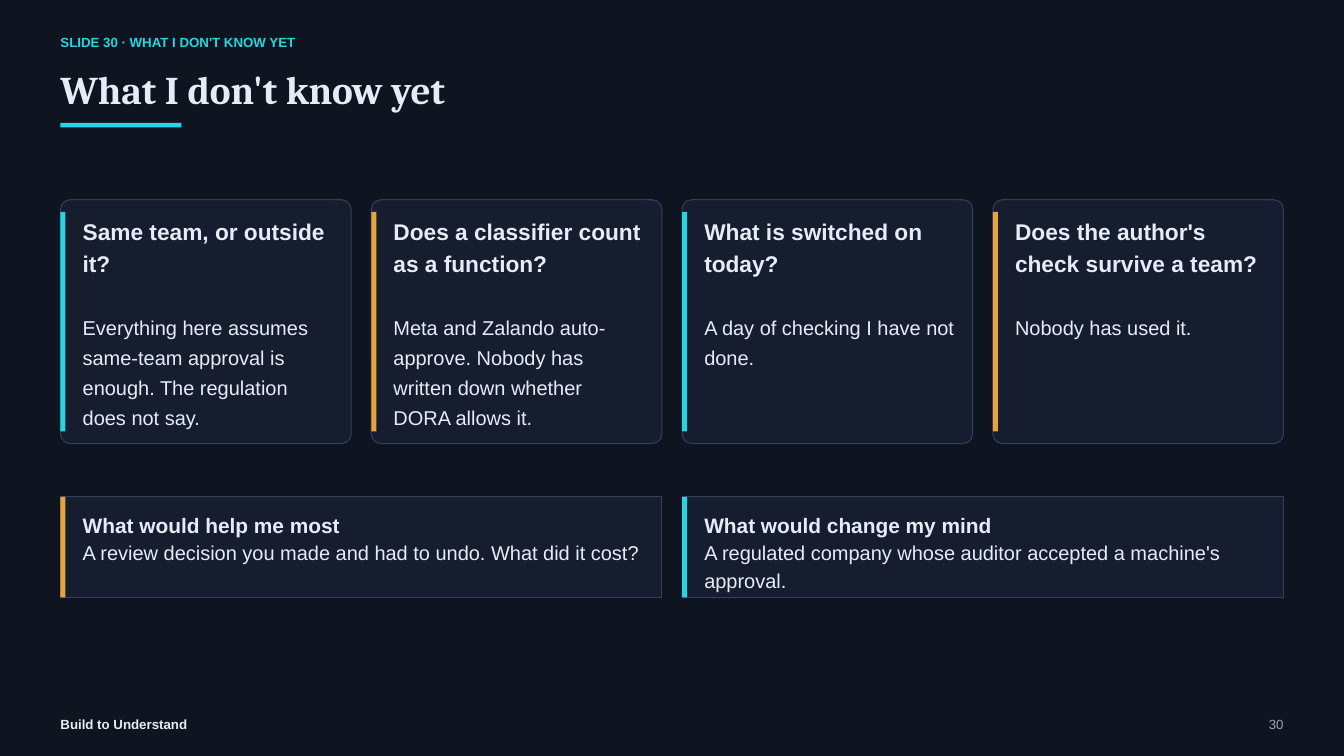
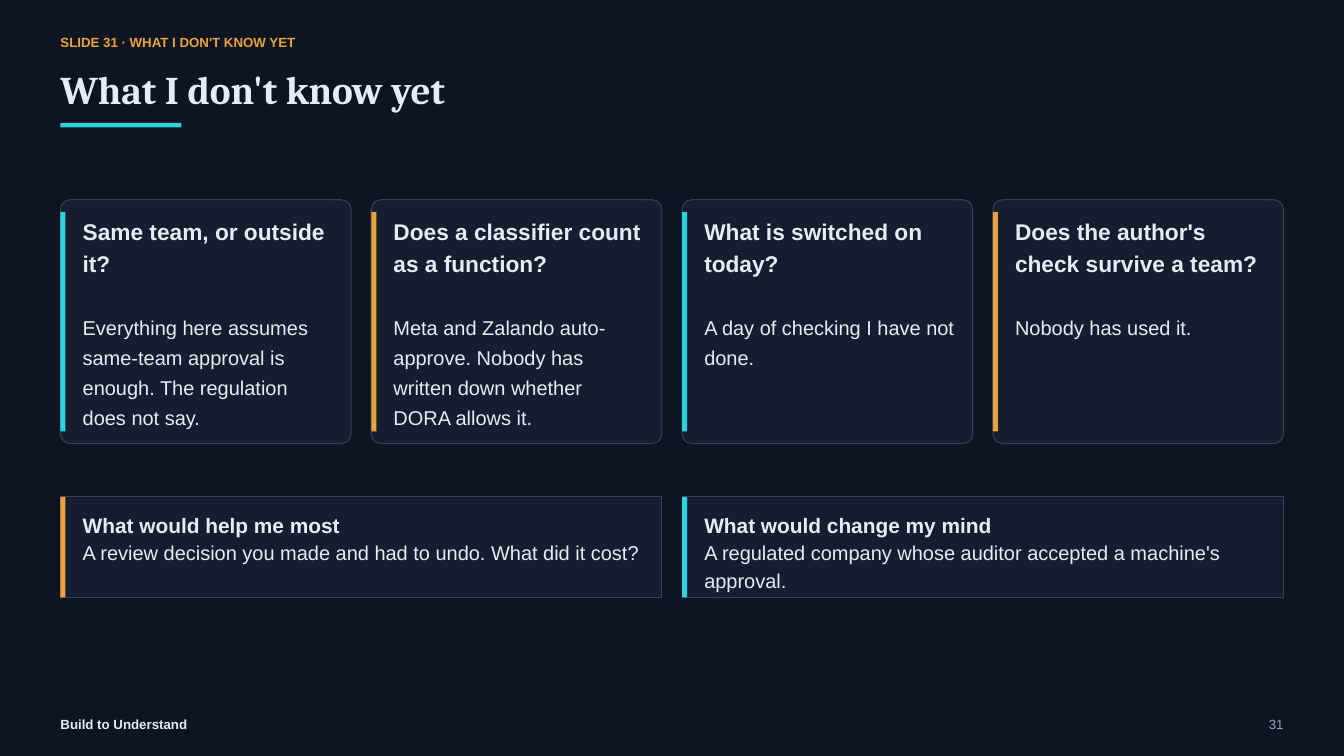
Before and after one commit to svenmalvik/buildtounderstand.org, a slide deck: slide 31 of presentations/what-is-the-second-pair-of-eyes-for.pptx (slide 30 before the commit). Drawn at 1344x756 pixels with LibreOffice and Linux fonts; fonts in the diff are those of the drawing. Boxes give left, top, right and bottom in pixels: in the first picture for what was removed or moved away, otherwise in the second. Text is boxed around its words. In the diff, an @@ line names an element or a change of style, - is before the commit and + after.

```diff
--- a/presentations/what-is-the-second-pair-of-eyes-for.pptx
+++ b/presentations/what-is-the-second-pair-of-eyes-for.pptx
@@ text at box(60, 37, 295, 47): text changed; text colour #29D3E0 to #E8A33D @@
-SLIDE 30 · WHAT I DON'T KNOW YET
+SLIDE 31 · WHAT I DON'T KNOW YET
@@ text at box(1269, 720, 1284, 729): text changed @@
-30
+31
```
Also in this commit, not shown: 9 other slides changed, 1 slide added, 7 other files.
